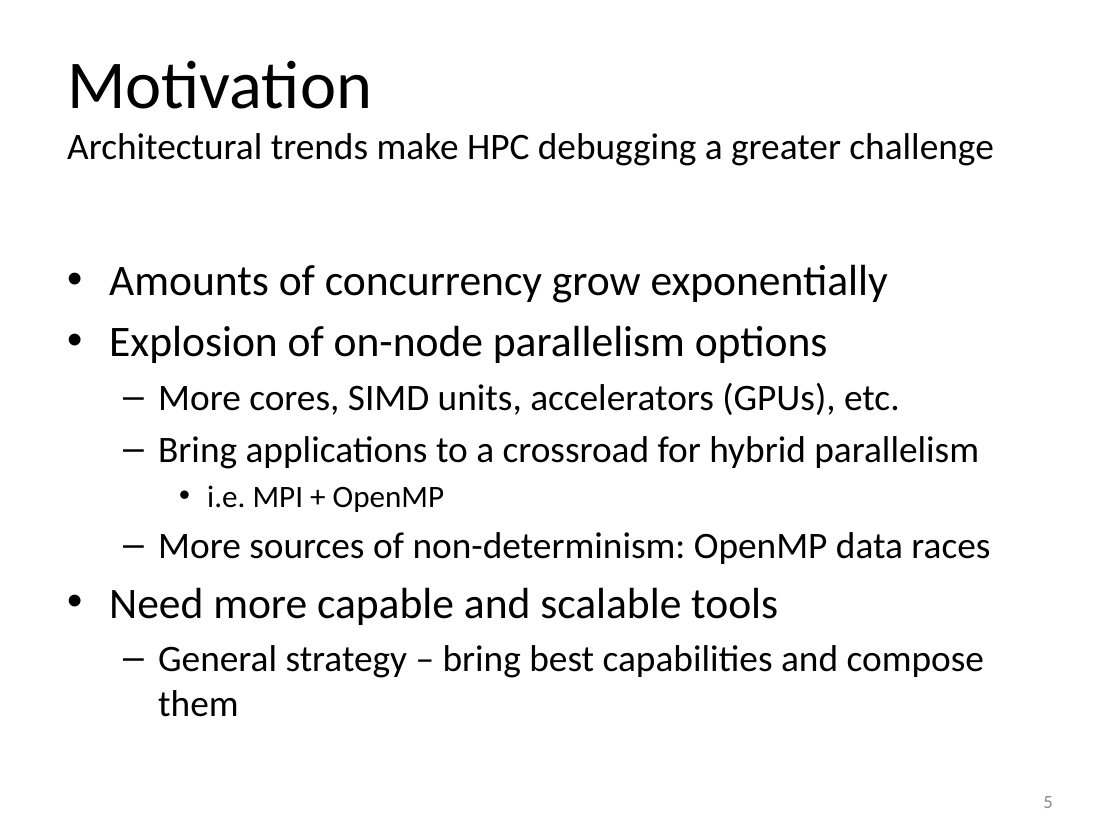
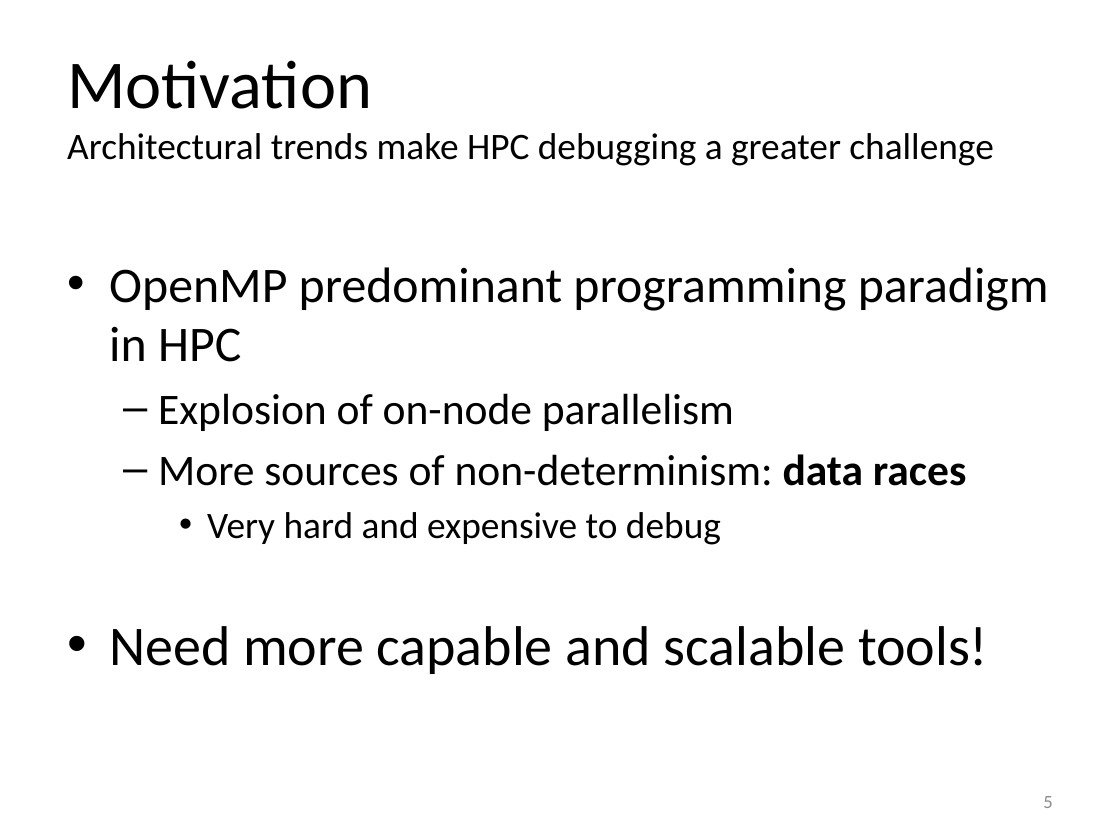
Before and after one commit to simoatze/oral_qualifier, a slide deck: slide 5 of presentation/presentation.pptx. Drawn at 1120x840 pixels with LibreOffice and Linux fonts; fonts in the diff are those of the drawing. Boxes give left, top, right and bottom in pixels: in the first picture for what was removed or moved away, otherwise in the second. Text is boxed around its words. In the diff, an @@ line names an element or a change of style, - is before the commit and + after.

```diff
--- a/presentation/presentation.pptx
+++ b/presentation/presentation.pptx
@@ text at [109, 267, 1049, 674]: text changed; size 24 to 28 pt @@
-• Amounts of concurrency grow exponentially
-• Explosion of on-node parallelism options
-  – More cores, SIMD units, accelerators (GPUs), etc.
-  – Bring applications to a crossroad for hybrid parallelism
-    • i.e. MPI + OpenMP
-  – More sources of non-determinism: OpenMP data races
-• Need more capable and scalable tools
-  – General strategy – bring best capabilities and compose them
+• OpenMP predominant programming paradigm in HPC
+  – Explosion of on-node parallelism
+  – More sources of non-determinism: data races
+    • Very hard and expensive to debug
+• Need more capable and scalable tools!
```
Also in this commit, not shown: 4 other slides changed, 2 other files.
